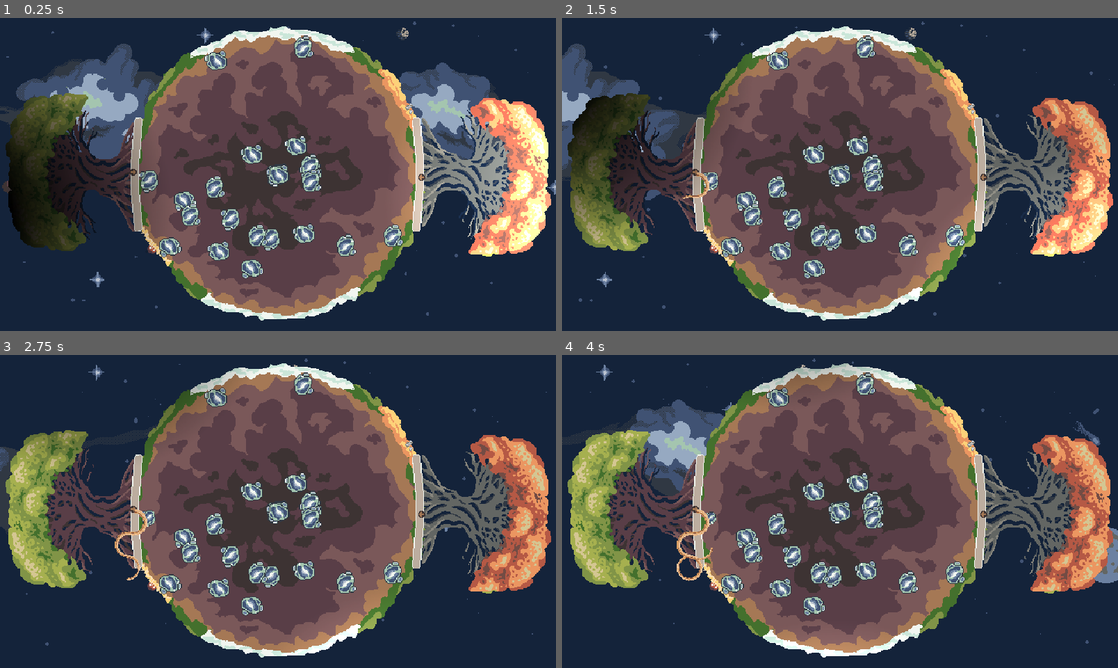
Above: before the commit, frames 1-4 (two rows, left to right).
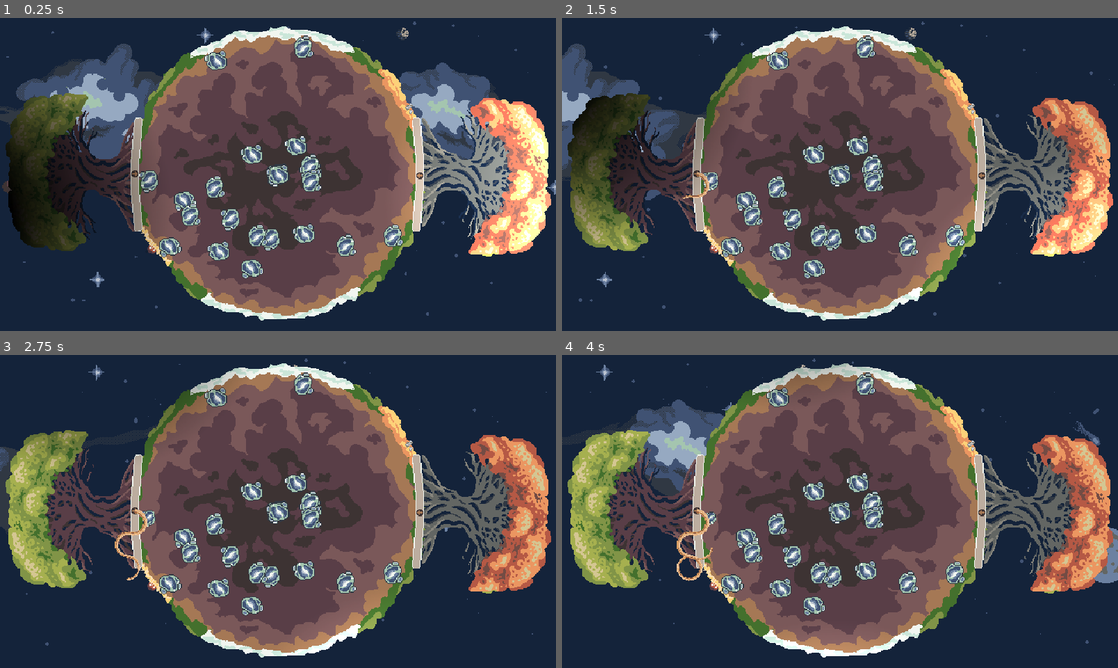
Above: after the commit, the same moments.

Repository: Rotta-Games/ragerootin
Game: Godot game, scene res://game.tscn
Same seed, same stepped clock (60 frames per second), same inputs: the game is played once before the commit and once after it. This scene is started directly instead of the project's main scene. Sound files missing from this copy of the repository are replaced by a short silence.
Inputs:
- Up to frame 1 (0.25 s): no input
- Up to frame 2 (1.5 s): hold Right (player1_move_right) 0.53-1.28 s; hold Space (player1_shoot) 0.53-1.28 s; hold Left (player1_move_left) from 1.28 s (still down); tap Space (player1_shoot) at 1.35 s
- Up to frame 3 (2.75 s): release Left (player1_move_left) at 2.03 s; hold Right (player1_move_right) from 2.03 s (still down); hold Space (player1_shoot) from 2.03 s (still down)
- Up to frame 4 (4 s): release Space (player1_shoot) at 2.78 s; tap Space (player1_shoot) at 2.85 s; release Right (player1_move_right) at 3.53 s; hold Left (player1_move_left) from 3.53 s (still down); hold Space (player1_shoot) from 3.53 s (still down)

The runs differ from the first frame. In frame 1, less than 0.1% of the frame differs, in the area x 23-77%, y 48-52%; in frame 2, less than 0.1%; in frame 3, less than 0.1%; in frame 4, less than 0.1%.

Commit message:
fix roots pos

Diff:
--- a/player.gd
+++ b/player.gd
@@ -1,4 +1,4 @@
-extends Sprite2D
+extends Node2D
 
 @export var root_texture: CompressedTexture2D
 
@@ -8,6 +8,8 @@
 
 @export var own_layer = 0
 @export var enemy_layer = 0
+
+var start_pos = Vector2(0, 0)
 
 enum {END, SETUP, MOVING}
 
@@ -40,10 +42,14 @@
 	state = SETUP
 	root = null
 
+func set_start_position(pos):
+	start_pos = to_local(pos)
+
 
 func new_root():
 	root = root_scene.instantiate()
 	root.texture = root_texture
+	root.head_pos = start_pos
 	root.connect("done_growing", self.do_setup, CONNECT_ONE_SHOT)
 	call_deferred("add_child", root)
 	root.call_deferred("set_layers", own_layer, enemy_layer)
--- a/player.tscn
+++ b/player.tscn
@@ -2,6 +2,5 @@
 
 [ext_resource type="Script" path="res://player.gd" id="1_3ux7o"]
 
-[node name="Player" type="Sprite2D"]
-position = Vector2(266, 331)
+[node name="Player" type="Node2D"]
 script = ExtResource("1_3ux7o")
--- a/player1.gd
+++ b/player1.gd
@@ -17,5 +17,5 @@
 
 func _input(event):
 	if state == SETUP && Input.is_action_pressed("player1_shoot"):
-		self.set_global_position(sliderButton.get_global_position())
+		self.set_start_position(sliderButton.get_global_position())
 		shoot()
--- a/player2.gd
+++ b/player2.gd
@@ -17,5 +17,5 @@
 
 func _input(event):
 	if state == SETUP && Input.is_action_pressed("player2_shoot"):
-		self.set_global_position(sliderButton.get_global_position())
+		self.set_start_position(sliderButton.get_global_position())
 		shoot()
--- a/root.gd
+++ b/root.gd
@@ -41,11 +41,11 @@
 
 func _ready():
 	line.texture = self.texture
-	pass
 
 func init():
 	self.angle = rng.randi_range(-10, 10)
-	head_pos = self.position
+	if head_pos.is_zero_approx():
+		head_pos = self.position
 	_init_first_point()
 
 func init_with_args(pos: Vector2, angle: float):
@@ -54,7 +54,7 @@
 	_init_first_point()
 
 func _init_first_point():
-	add_point(head_pos)
+	line.add_point(head_pos)
 	add_point(head_pos)
 	initialized = true
 
--- a/root.tscn
+++ b/root.tscn
@@ -21,7 +21,6 @@
 
 [node name="Line2D" type="Line2D" parent="."]
 texture_repeat = 2
-points = PackedVector2Array(0, 0)
 width = 5.0
 width_curve = SubResource("Curve_715c0")
 texture = ExtResource("2_uevxx")
--- a/slider.tscn
+++ b/slider.tscn
@@ -13,7 +13,6 @@
 [sub_resource type="CircleShape2D" id="CircleShape2D_7l10d"]
 
 [node name="Slider" type="Node2D"]
-position = Vector2(266, 335)
 rotation = 4.71239
 script = ExtResource("2_3tk8u")
 
@@ -24,13 +23,10 @@
 texture = ExtResource("1_dtl6g")
 
 [node name="SliderButton" type="CharacterBody2D" parent="."]
-position = Vector2(-3.05176e-05, 0)
 
 [node name="CollisionShape2D" type="CollisionShape2D" parent="SliderButton"]
-position = Vector2(2, -2)
 scale = Vector2(0.5, 0.5)
 shape = SubResource("CircleShape2D_7l10d")
 
 [node name="Slider-button" type="Sprite2D" parent="SliderButton"]
-position = Vector2(2, -2)
 texture = ExtResource("2_63mka")
